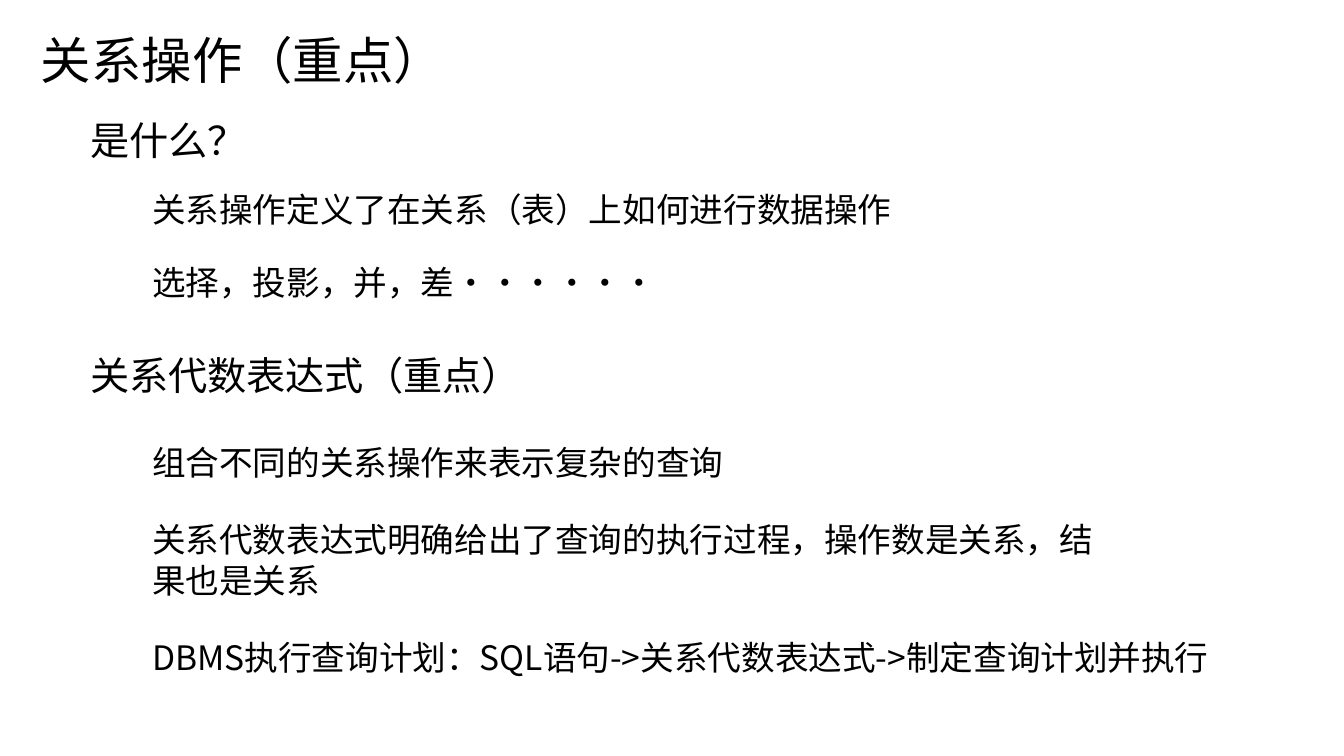
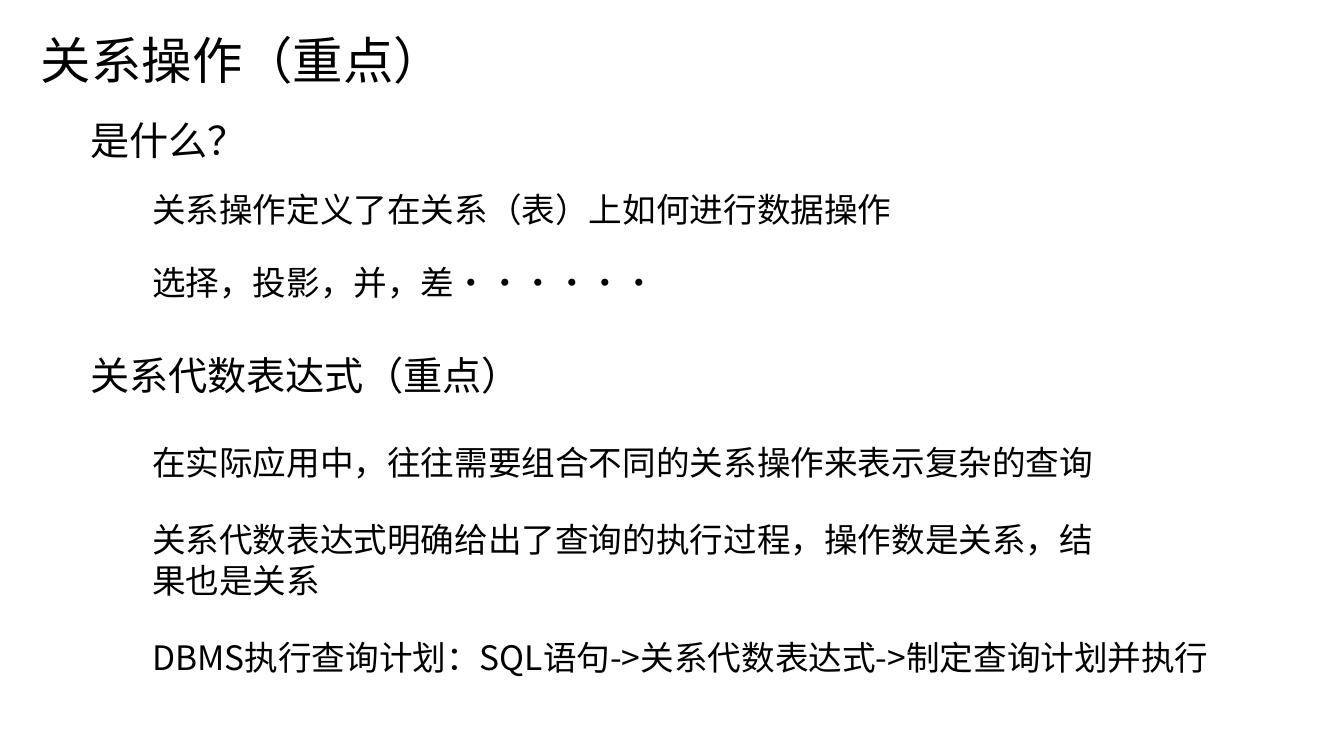
Before and after one commit to y-tanx/HIT-Database-Systems-Course, a slide deck: slide 16 of 第2章 关系数据库/第2章关系数据库.pptx. Drawn at 1344x756 pixels with LibreOffice and Linux fonts; fonts in the diff are those of the drawing. Boxes give left, top, right and bottom in pixels: in the first picture for what was removed or moved away, otherwise in the second. Text is boxed around its words. In the diff, an @@ line names an element or a change of style, - is before the commit and + after.

```diff
--- a/第2章 关系数据库/第2章关系数据库.pptx
+++ b/第2章 关系数据库/第2章关系数据库.pptx
@@ text at (152, 446, 1093, 479): text changed @@
-组合不同的关系操作来表示复杂的查询
+在实际应用中，往往需要组合不同的关系操作来表示复杂的查询
```
Also in this commit, not shown: 1 other slide changed.
